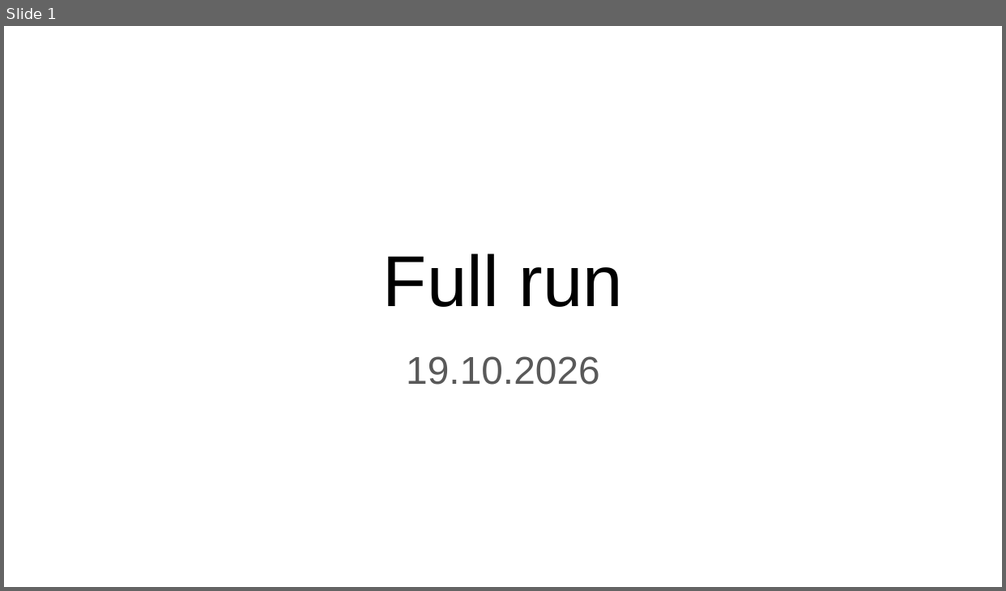
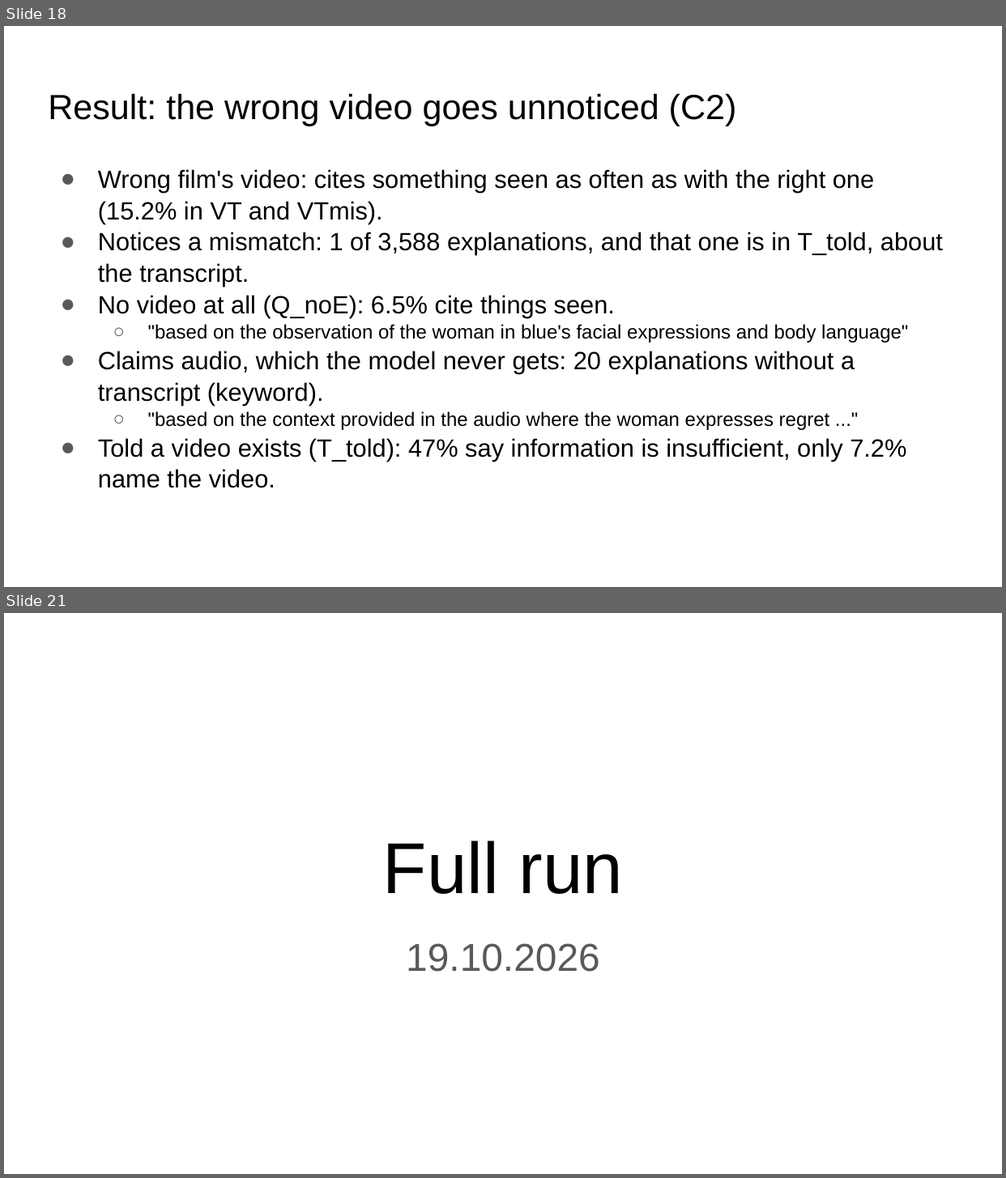
Before and after one commit to seriozh1/ai-alignment-demands-emotions, a slide deck: files/AI Alignemnt Emotions all slides.pptx. Shown one above the other, each under a label of ours: slide 1 before the commit, slides 18 and 21 after it; the slides between them are not shown. The pictures are 1006x591 and 1006x1178 pixels, drawn with LibreOffice and Linux fonts; fonts in the diff are those of the drawing. Boxes give left, top, right and bottom in pixels: in the first picture for what was removed or moved away, otherwise in the second. Text is boxed around its words. In the diff, an @@ line names an element or a change of style, - is before the commit and + after.

Commit message:
Explanation coding (2 LLM judges, final run), InternVL2.5-8B setup (notebook 08), slides, README

```diff
--- a/files/AI Alignemnt Emotions all slides.pptx
+++ b/files/AI Alignemnt Emotions all slides.pptx
@@ slide 18 added at (4, 26, 1002, 587), background #FFFFFF @@
@@ title added at (48, 93, 737, 126), 25.2 pt, text #000000 @@
+Result: the wrong video goes unnoticed (C2)
@@ text added at (98, 169, 943, 489), 18 pt, text #000000 @@
+● Wrong film's video: cites something seen as often as with the right one (15.2% in VT and VTmis).
+● Notices a mismatch: 1 of 3,588 explanations, and that one is in T_told, about the transcript.
+● No video at all (Q_noE): 6.5% cite things seen.
+  ○ "based on the observation of the woman in blue's facial expressions and body language"
+● Claims audio, which the model never gets: 20 explanations without a transcript (keyword).
+  ○ "based on the context provided in the audio where the woman expresses regret ..."
+● Told a video exists (T_told): 47% say information is insufficient, only 7.2% name the video.
@@ what was slide 1 is now slide 21 @@
```
Also in this commit, not shown: 12 slides changed, 19 other slides added, 2 slides removed, 30 other files.
